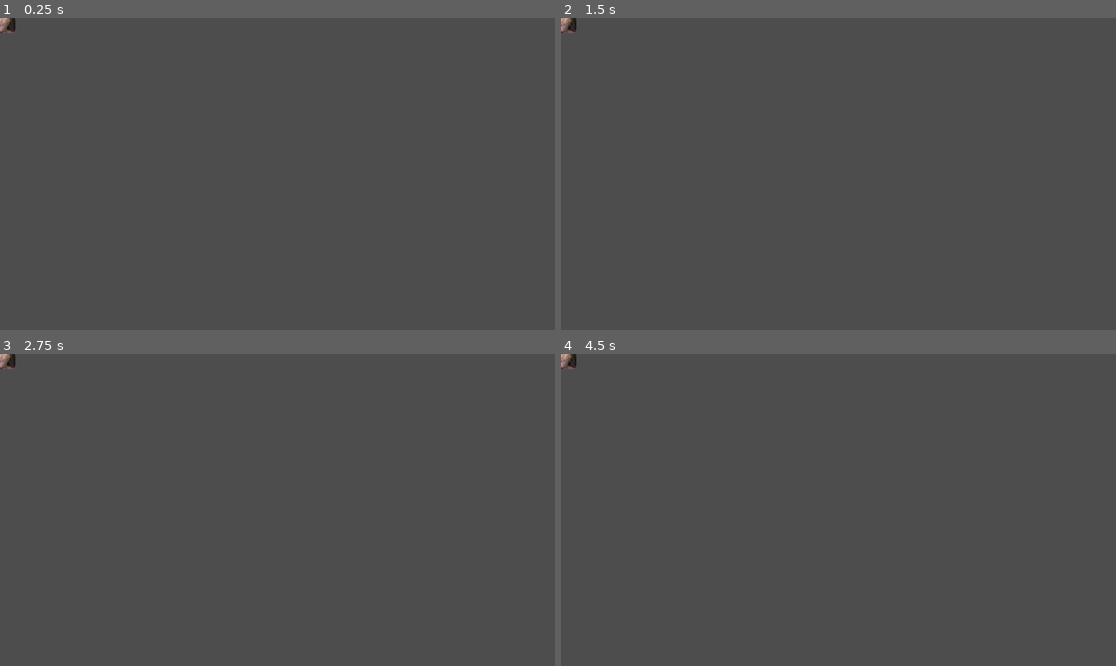
Above: before the commit, frames 1-4 (two rows, left to right).
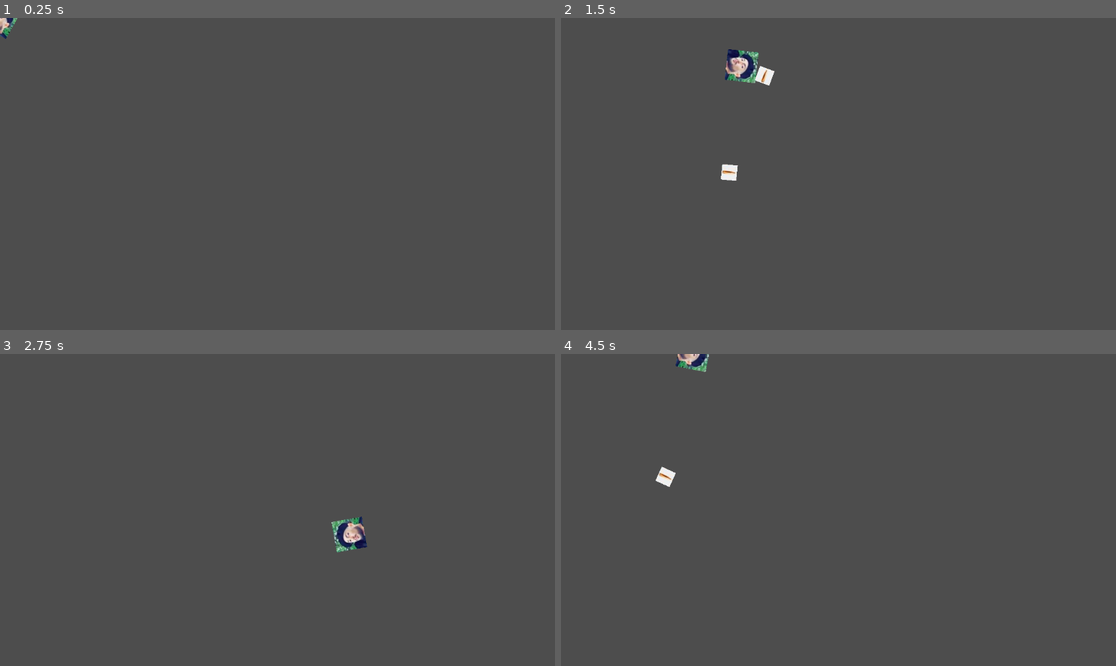
Above: after the commit, the same moments.

Repository: JoshuaSaayo/Project-Fallen-Republic
Game: Godot game, scene res://Scenes/world.tscn
Two runs of this game, one before a commit and one after it. Both use one fixed random seed, a clock stepped at 60 frames per second and the inputs below. This scene is started directly instead of the project's main scene.
Inputs (mouse positions are in pixels of both pictures, inside the frame that each line leads up to):
- Up to frame 1 (0.25 s): no input
- Up to frame 2 (1.5 s): tap Enter at 0.5 s; move the mouse to (960, 158) at 0.52 s; hold D (right) 0.53-1.28 s; click (960, 158) at 0.6 s; move the mouse to (727, 189) at 1.27 s; hold S (down) from 1.28 s (still down); click (727, 189) at 1.35 s
- Up to frame 3 (2.75 s): move the mouse to (333, 441) at 2.02 s; release S (down) at 2.03 s; hold D (right) from 2.03 s (still down); click (333, 441) at 2.1 s
- Up to frame 4 (4.5 s): move the mouse to (810, 572) at 2.77 s; release D (right) at 2.78 s; hold W (up) 2.78-3.53 s; click (810, 572) at 2.85 s; move the mouse to (1005, 556) at 3.52 s; hold A (left) from 3.53 s (still down); click (1005, 556) at 3.6 s; move the mouse to (672, 463) at 4.27 s; click (672, 463) at 4.35 s

The runs differ from the first frame. In frame 1, 0.2% of the frame differs, in the area x 0-4%, y 0-7%; in frame 2, 0.9%, in the area x 0-39%, y 0-53%; in frame 3, 0.6%; in frame 4, 0.5%.
Error before the commit: Parse Error: Too few arguments for "add_child()" call. Expected at least 1 but received 0. (res://Scripts/player.gd:30)

Commit message:
added bullet shoot

Diff:
--- a/game/Scenes/bullet.tscn
+++ b/game/Scenes/bullet.tscn
@@ -1,26 +1,27 @@
-[gd_scene load_steps=4 format=3 uid="uid://b2xwrpf3edb4y"]
+[gd_scene load_steps=5 format=3 uid="uid://b61b13thec548"]
 
+[ext_resource type="Script" uid="uid://bmiv5qwgq8a3x" path="res://Scripts/bullet.gd" id="1_oduel"]
 [ext_resource type="Texture2D" uid="uid://fshv5006iw3p" path="res://Assets/Bullets/bullets.jpg" id="1_xjght"]
 
+[sub_resource type="RectangleShape2D" id="RectangleShape2D_xjght"]
+size = Vector2(31, 32)
+
 [sub_resource type="RectangleShape2D" id="RectangleShape2D_oduel"]
-size = Vector2(16, 32)
+size = Vector2(36, 37)
 
-[sub_resource type="RectangleShape2D" id="RectangleShape2D_ycag2"]
-size = Vector2(20, 36)
-
-[node name="Bullet" type="RigidBody2D"]
+[node name="Bullet" type="CharacterBody2D"]
+collision_layer = 2
+script = ExtResource("1_oduel")
 
 [node name="CollisionShape2D" type="CollisionShape2D" parent="."]
-position = Vector2(-8, 0)
-shape = SubResource("RectangleShape2D_oduel")
+position = Vector2(0.5, 0)
+shape = SubResource("RectangleShape2D_xjght")
 
 [node name="Sprite2D" type="Sprite2D" parent="."]
-position = Vector2(-8, 0)
-scale = Vector2(0.5, 1)
 texture = ExtResource("1_xjght")
 
 [node name="Area2D" type="Area2D" parent="."]
 
 [node name="CollisionShape2D" type="CollisionShape2D" parent="Area2D"]
-position = Vector2(-8, 0)
-shape = SubResource("RectangleShape2D_ycag2")
+position = Vector2(0, 0.5)
+shape = SubResource("RectangleShape2D_oduel")
--- /dev/null
+++ b/game/Scripts/bullet.gd
@@ -0,0 +1,7 @@
+extends CharacterBody2D
+
+var speed = 2000
+
+func _physics_process(delta):
+	velocity = Vector2(speed, 0).rotated(rotation)
+	move_and_slide()
--- a/game/Scripts/player.gd
+++ b/game/Scripts/player.gd
@@ -26,8 +26,5 @@
 func fire():
 	var bullet_instance = bullet.instantiate()
 	bullet_instance.global_position = global_position
-	bullet_instance.rotation_degrees = rotation_degrees
-	get_tree().get_root().call_deferred(add_child())
-
-	# Apply impulse immediately AFTER adding
-	bullet_instance.apply_impulse(Vector2.ZERO, Vector2(bullet_speed, 0).rotated(rotation))
+	bullet_instance.rotation = rotation
+	get_parent().add_child(bullet_instance)
Binary file changed: game/Assets/Player/player.jpg
Not shown, added: game/Scripts/bullet.gd.uid
